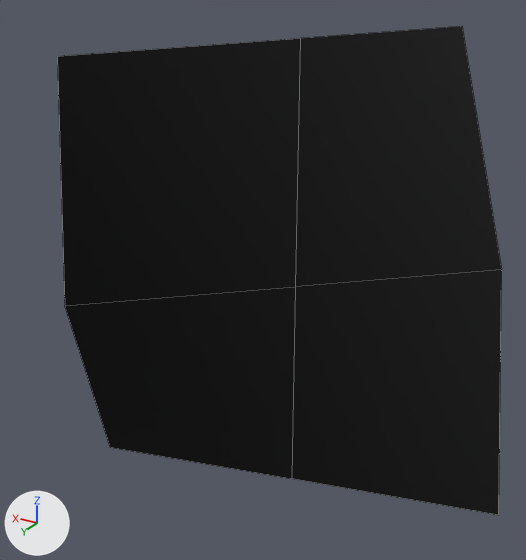
An edit to the FBX model BalloonGame/Assets/Design/3DModel/PRO/SeaWeed/PRO_SeaWeed_S2.fbx, drawn before and after from the same camera.
Before and after are seen from a camera (50 mm lens) standing at (-0.14, 0.252, 0.207) and looking at (0.005, 0.01, 0.086). The lights are fixed; the arrows at lower left show +X, +Y and +Z. Mesh edges are drawn as thin lines. Where no turn or scale is listed for an object, it has been applied to the vertices.

The first picture shows 'SeaWeed_S2'.
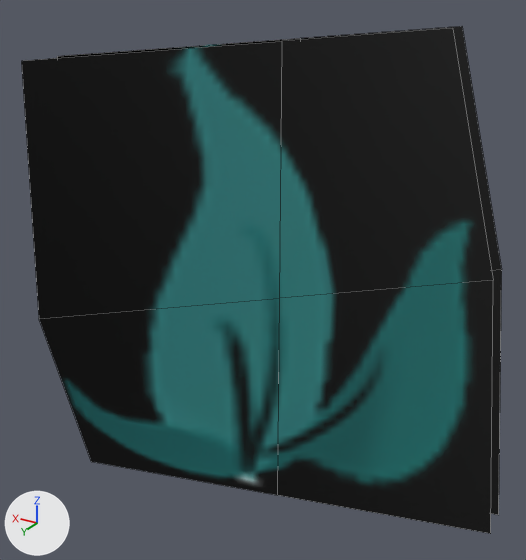
The newer file is also turned or shifted as a whole; pictures and numbers use the older file's frame.

Pixel boxes [x1, y1, x2, y2] of what changed, in the pictures (526 x 560 px):
'SeaWeed_S2', reshaped (8% wider)
    before: [57, 26, 502, 515]
    after: [22, 26, 502, 534]
part 1 of me_mesh, added
    after: [22, 28, 493, 534]

The change, as a diff of the scene's bpy script:
```diff
--- a/BalloonGame/Assets/Design/3DModel/PRO/SeaWeed/PRO_SeaWeed_S2.fbx.py
+++ b/BalloonGame/Assets/Design/3DModel/PRO/SeaWeed/PRO_SeaWeed_S2.fbx.py
@@ me_mesh @@
 me_mesh.from_pydata(...)  # 9 vertices, 4 faces; spans x -0.097..0.087, y -0.09..0.09, z -0.02..0.183
 # used by ob_seaweed_s2; location = (0.0, 0.0, 0.0)
+# me_mesh part 1: the loose piece of 9 vertices spanning x -0.097..0.087, y -0.09..0.09, z -0.02..0.183 is copied, and the copy is moved by (0.0, 0.014, 0.0); it spans x -0.097..0.087, y -0.076..0.103, z -0.02..0.183
 me_mesh.materials.append(mat_seaweed)
```
